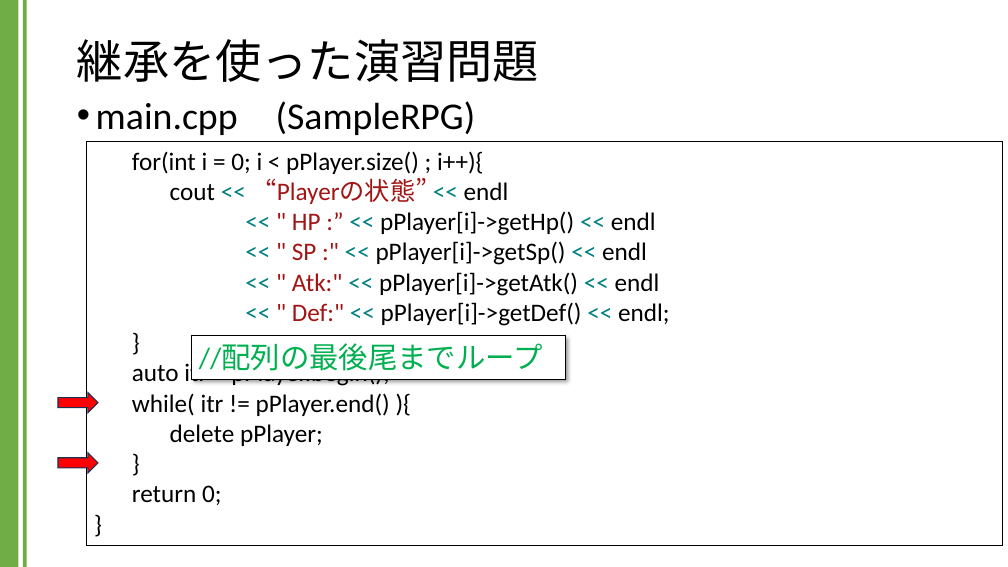
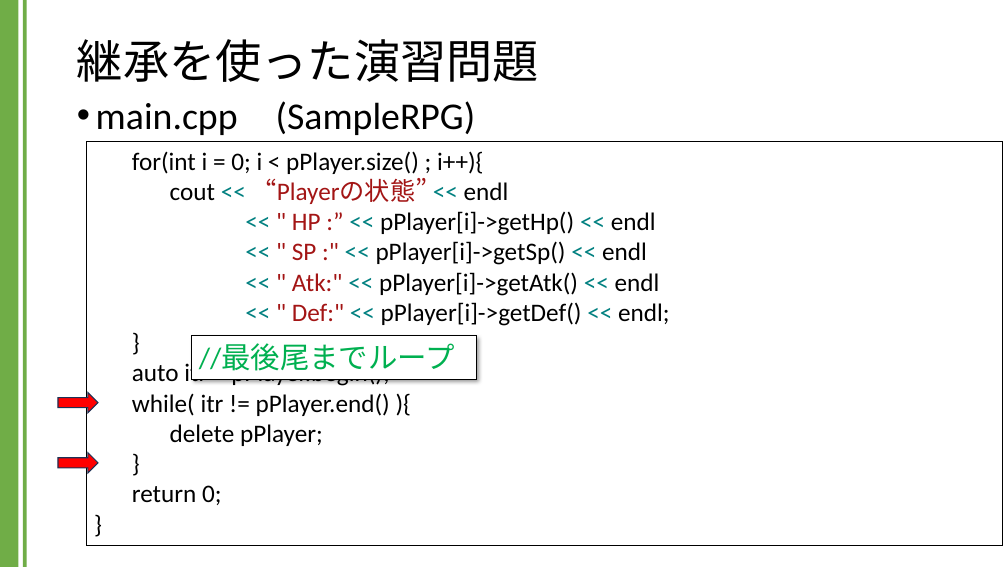
Before and after one commit to kic-murata/cpp2024, a slide deck: slide 14 of 授業資料/演習課題：継承.pptx (slide 13 before the commit). Drawn at 1008x567 pixels with LibreOffice and Linux fonts; fonts in the diff are those of the drawing. Boxes give left, top, right and bottom in pixels: in the first picture for what was removed or moved away, otherwise in the second. Text is boxed around its words. In the diff, an @@ line names an element or a change of style, - is before the commit and + after.

```diff
--- a/授業資料/演習課題：継承.pptx
+++ b/授業資料/演習課題：継承.pptx
@@ rectangle "//最後尾までループ": place and size @@
-rectangle "//最後尾までループ" at [191, 336, 566, 379]
+rectangle "//最後尾までループ" at [191, 336, 476, 379]
@@ text in rectangle at [199, 344, 455, 371]: text changed @@
-//配列の最後尾までループ
+//最後尾までループ
```
Also in this commit, not shown: 1 other slide changed, 1 slide added, 1 other file.
